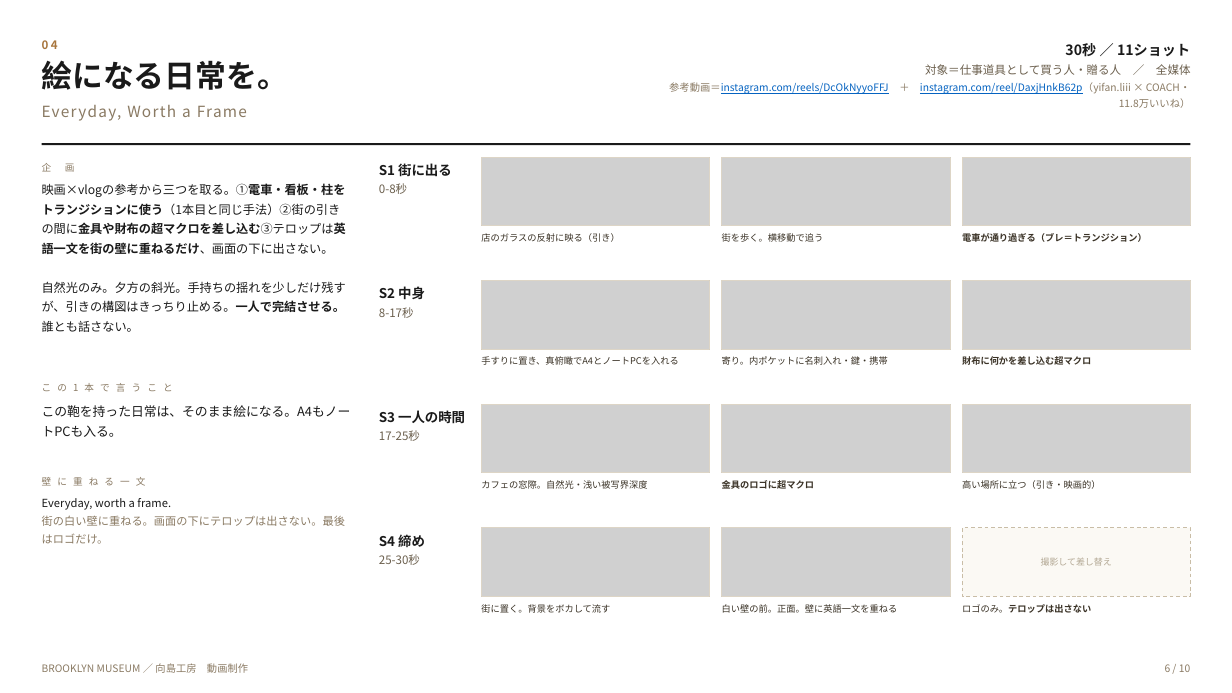
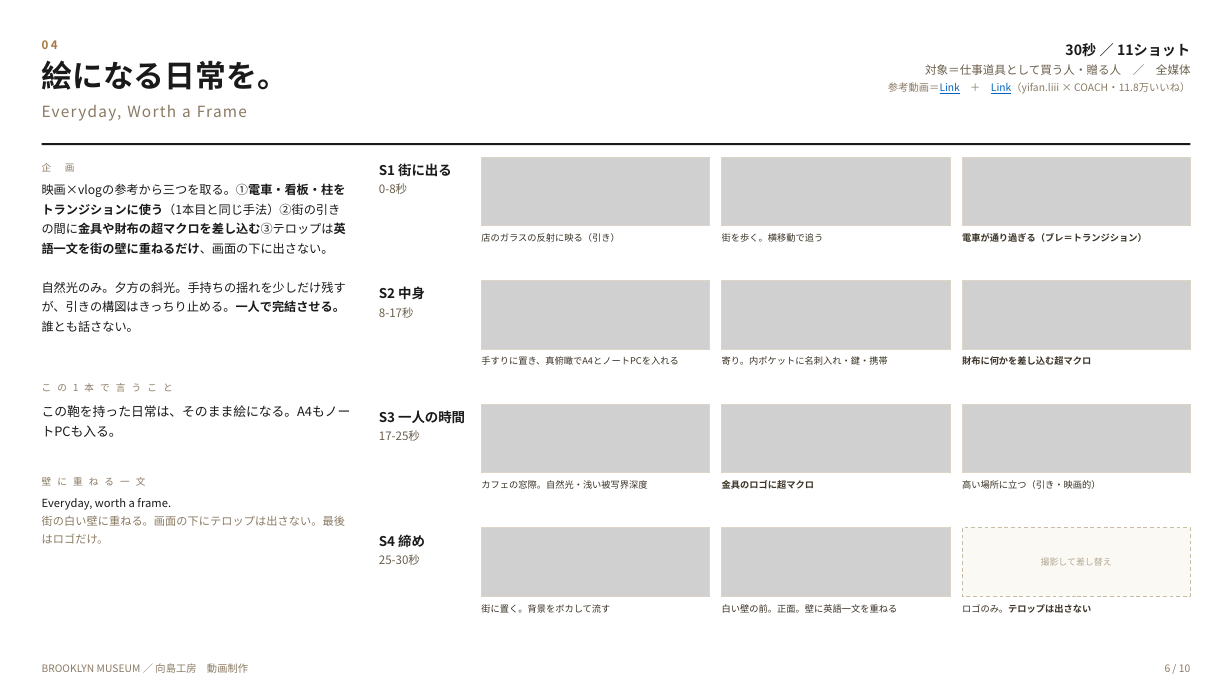
Before and after one commit to Shiori0415/dougaseisaku, a slide deck: slide 6 of pdf/00_動画8本_企画と絵コンテ.pptx. Drawn at 1232x693 pixels with LibreOffice and Linux fonts; fonts in the diff are those of the drawing; grey boxes stand for pictures. Boxes give left, top, right and bottom in pixels: in the first picture for what was removed or moved away, otherwise in the second. Text is boxed around its words. In the diff, an @@ line names an element or a change of style, - is before the commit and + after.

```diff
--- a/pdf/00_動画8本_企画と絵コンテ.pptx
+++ b/pdf/00_動画8本_企画と絵コンテ.pptx
@@ text at (x1=888, y1=82, x2=1190, y2=94): text changed; text colour #0563C1 to #8A7A63 @@
-参考動画＝instagram.com/reels/DcOkNyyoFFJ ＋ instagram.com/reel/DaxjHnkB62p（yifan.liii × COACH・11.8万いいね）
+参考動画＝Link ＋ Link（yifan.liii × COACH・11.8万いいね）
```
Also in this commit, not shown: 5 other slides changed, 3 other files.
